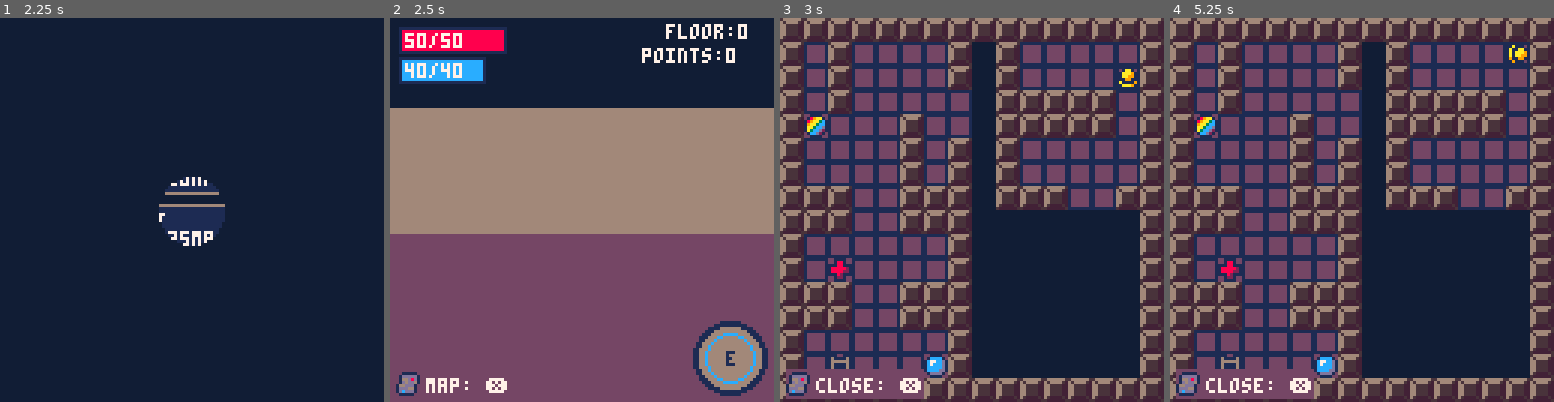
Above: before the commit, frames 1-4 (left to right).
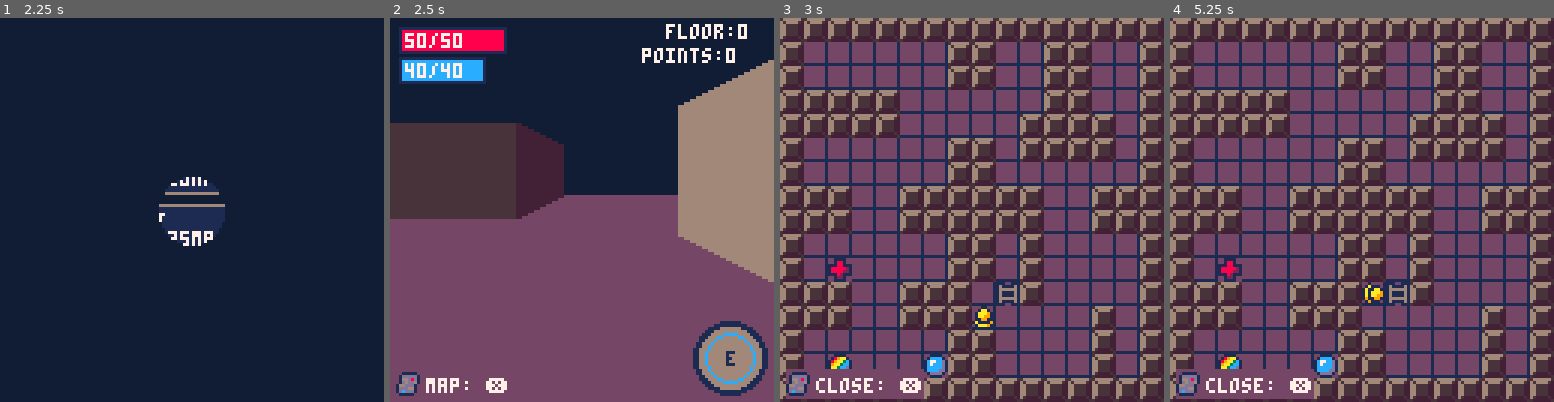
Above: after the commit, the same moments.

Repository: roseblack02/Pico8-Mystic
Game: PICO-8 cartridge mystic_dungeon.p8
Same seed, same stepped clock (60 frames per second), same inputs: the game is played once before the commit and once after it.
Inputs:
- Up to frame 1 (2.25 s): tap X (X key) at 0.33, 1.07, 1.85 s; tap O (Z key) at 0.7, 1.7, 2.1 s; hold Right 1.6-2.1 s; hold Up from 2.15 s (still down)
- Up to frame 2 (2.5 s): release Up at 2.42 s; hold Right from 2.47 s (still down)
- Up to frame 3 (3 s): keep holding Right; tap O (Z key) at 2.5, 2.9 s; tap X (X key) at 2.97 s
- Up to frame 4 (5.25 s): release Right at 3.03 s; hold Left 3.08-3.58 s; tap O (Z key) every 0.4 s from 3.3 to 4.9 s; hold Down 3.63-3.97 s; hold Right 4.02-4.68 s; tap X (X key) at 4.08, 5.2 s; hold Up 4.73-5.03 s; hold Left from 5.08 s (still down)

Frame 1 is identical in both runs. In frame 2, 28% of the frame differs, in the area x 0-100%, y 10-69%; in frame 3, 39%, in the area x 6-94%, y 6-94%; in frame 4, 39%.

Commit message:
New map gen works 🥳
Map tiles for the new map are now placed correctly and in the right orientation. Logic for choosing the rooms should prevent map from being split

Diff:
--- a/mystic_dungeon.p8
+++ b/mystic_dungeon.p8
@@ -1592,98 +1592,53 @@
 		top_right=rooms[flr(rnd(#rooms))+1]
 	until top_right[2][4] or top_right[2][3]
 
-	--generate top right room until its doors match the doors of either the tl room or br room
-	repeat
-		bottom_left=rooms[flr(rnd(#rooms))+1]
-	until bottom_left[2][1] or bottom_left[2][2]
+	--if top right room has both sides open then bottom left can have either top or right open
+	--else both must be open to prevent map being split
+	if top_right[2][4] and top_right[2][3] then
+		repeat
+			bottom_left=rooms[flr(rnd(#rooms))+1]
+		until bottom_left[2][1] or bottom_left[2][2]
+	else
+		repeat
+			bottom_left=rooms[flr(rnd(#rooms))+1]
+		until bottom_left[2][1] and bottom_left[2][2]
+	end
 
 	--new map
 	local new_map={top_left[1],top_right[1],bottom_left[1],bottom_right[1]}
 
-	--debug data
-	----------------------
-	local room_tile_data=""
-	local tile_count=0
-	for room in all(new_map) do
-		for tile in all(room) do
-			room_tile_data=room_tile_data.. tostr(tile).. ","
-			tile_count+=1
-			if tile_count%8==0 then
-				room_tile_data=room_tile_data.. "\n"
-			end
-			if tile_count%64==0 then
-				room_tile_data=room_tile_data.. "\n\n"
-			end
+	--place 8x8 rooms 4 times
+	for i=1,4 do
+		local tile_counter,x_offset,y_offset=1,0,0
+
+		--make sure place rooms in correct position
+		if i%2==0 then
+			x_offset=8
+		else
+			x_offset=0
 		end
-	end
-
-	printh(room_tile_data,"md_room_tiles.txt",1)
-	-----------------------------
-
-	--[[local tile_counter=0
-	for room in all(new_map) do
-		local map_x,map_y=0,0
-
-		for tile in all(room) do
-			mset(map_x,map_y,tile)
-
-			tile_count+=1
-
-			if tile_count%8==0 then
-				--move down one
-				map_y+=1
-				--reset x
-				map_x=0
-			else
-				--continue counting up x unitl 8
-				map_x+=1
-			end
-
-			if tile_count==64 or tile_count==192 then
-				map_x+=8
-			end
-
-			if tile_count==128 then
-				map_y+=8
-			end
+
+		if i>2 then
+			y_offset=8
+		else
+			y_offset=0
 		end
-	end]]--
-
-	--place all four rooms
-	for i=1,4 do
-		--place each room in correct orientation
-		local tile_counter,map_x,map_y=0,0,0
-		--change x and y based on what room is being set
-		if i%2==0 then
-			map_x+=8
+
+		--place tiles on map
+		for map_y=0,7 do
+			for map_x=0,7 do
+				--set tiles
+				mset(map_x+x_offset,map_y+y_offset,new_map[i][tile_counter])
+
+				--count up tile
+				tile_counter+=1
+			end
 		end
-		if i==3 then
-			map_y+=8
-		end
-
-		for j=1,64 do
-			--count up tile
-			tile_counter+=1
-
-			--set tile in map
-			mset(map_x,map_y,new_map[i][tile_counter])
-
-			--check if gone through a row of 8 tiles
-			if j%8==0 then
-				--move down one
-				map_y+=1
-				--reset x
-				map_x=0
-			else
-				--continue counting up x unitl 8
-				map_x+=1
-			end
-		end
 	end
 
 	--place outer walls
-	for outer_x=0,15 do
-		for outer_y=0,15 do
+	for outer_y=0,15 do
+		for outer_x=0,15 do
 			if outer_x==0 or outer_x==15 or outer_y==0 or outer_y==15 then
 				mset(outer_x,outer_y,2)
 			end
@@ -2108,13 +2063,13 @@
 0070070001aa9910665555ff1a3ccd2100000000011878888888811000000000000711ccccccccccccccc7c77c11000066666666666600005555555555550000
 000000000019910065ffff5f41ccd2140000000001187888888881100000000000071ccccccccccccccccc7cccc1100066666666666666005555555555555500
 00000000000110005ffffff5441111440000070001187888888881100000000000111ccccccc7777cccccc7cccc1110066666666666666665555555555555555
-00111110000110001111111144111144000007000118888888888110000000000011cccccc777777777ccc7ccccd110000000000000000000000000000000000
-01ddddd1001aa100144444414418814401117177111888888888211111111110011cccccc77777777777cc7ccccdd11000000000000000000000000000000000
-0166d8d101aaa910144444411118811111111711111888888888211111111111011ccccc777777777777cccccccdd11000000000000000000000000000000000
-01d6dd6101aa9910144444411888882111888788888888888882222222222f11011cccc7777777777777cccccccdd11000000000000000000000000000000000
-166ddd1001199110144444411888822111888788888888888882222222222f1111ccccc77777777777cccccccccddd1100000000000000000000000000000000
-1ddd66101a11119114444441111821111188888888888888882222222222ff1111cccc77777777777cccccccccdddd1100000000000000000000000000000000
-1dcddd1001aaa91014444441441221441188888888888888882222222222ff1111cccc7777777777ccccccccccdddd1100000000000000000000000000000000
+00111110000110004444444144111144000007000118888888888110000000000011cccccc777777777ccc7ccccd110000000000000000000000000000000000
+01ddddd1001aa100444444414418814401117177111888888888211111111110011cccccc77777777777cc7ccccdd11000000000000000000000000000000000
+0166d8d101aaa910444444411118811111111711111888888888211111111111011ccccc777777777777cccccccdd11000000000000000000000000000000000
+01d6dd6101aa9910444444411888882111888788888888888882222222222f11011cccc7777777777777cccccccdd11000000000000000000000000000000000
+166ddd1001199110444444411888822111888788888888888882222222222f1111ccccc77777777777cccccccccddd1100000000000000000000000000000000
+1ddd66101a11119144444441111821111188888888888888882222222222ff1111cccc77777777777cccccccccdddd1100000000000000000000000000000000
+1dcddd1001aaa91044444441441221441188888888888888882222222222ff1111cccc7777777777ccccccccccdddd1100000000000000000000000000000000
 01111100001111001111111144111144118888888888888882222222222fff1111cccc77777777ccccccccccccdddd1100000000000000000000000000000000
 00000000000001000000000044111144118888888888888822222222222fff1111cccc7777777ccccccccccccddddd11ff000000000000000111100000000000
 00000000001119100000000041cccc1411888888888888822222222222ffff1111cccc777777cccccccccccccdddd211ffff0000000000001111110000000000
